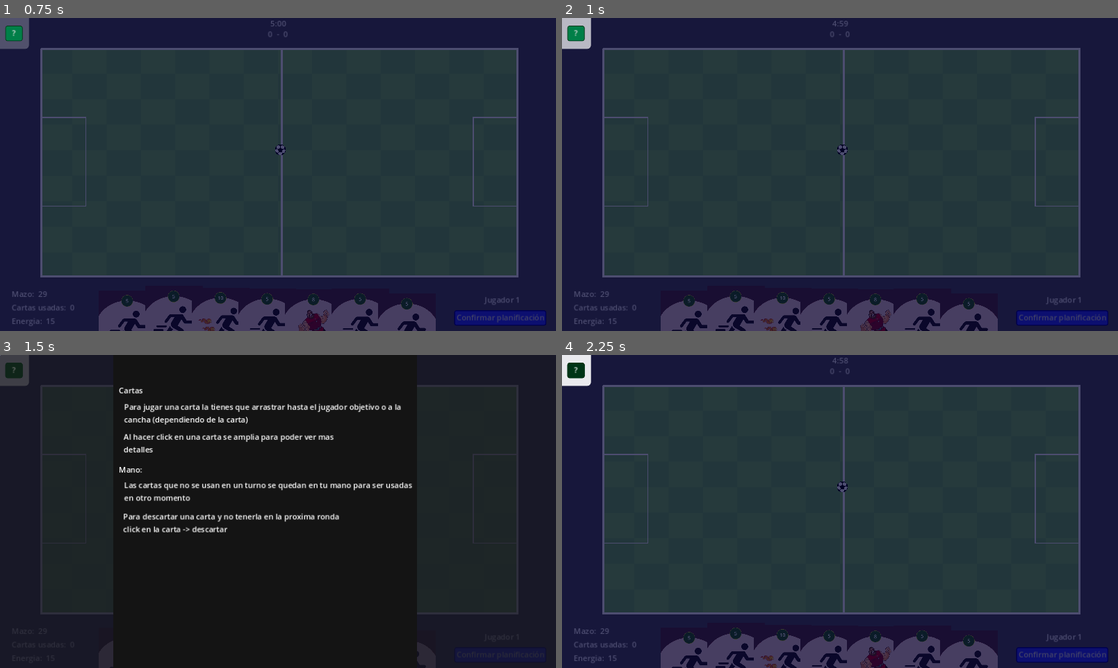
Above: before the commit, frames 1-4 (two rows, left to right).
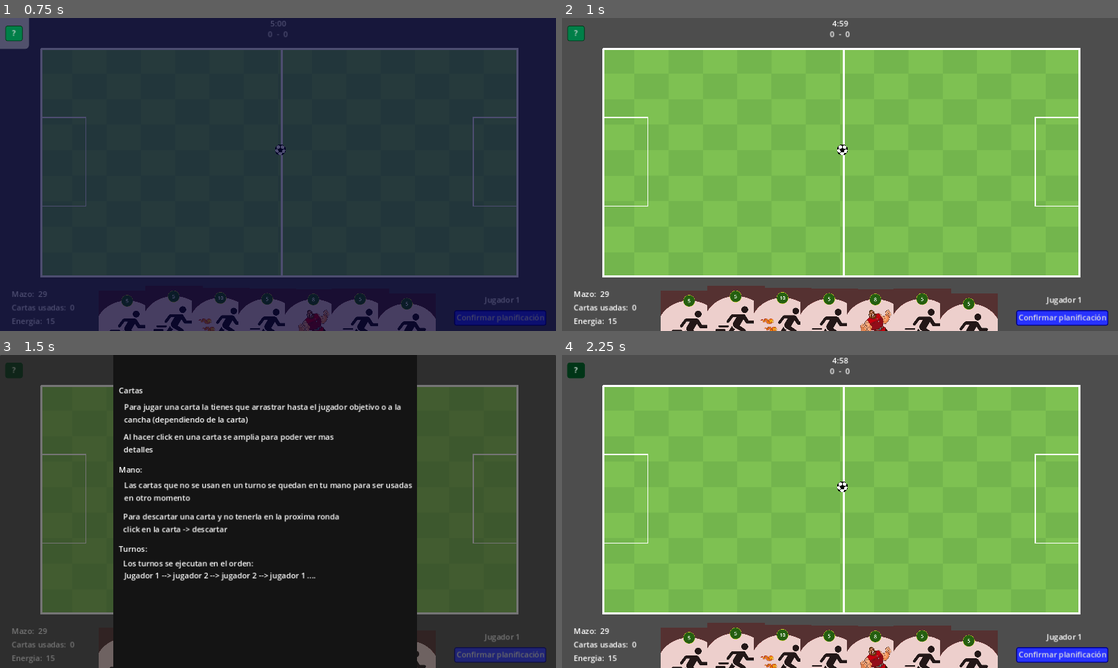
Above: after the commit, the same moments.

Repository: CardozoCasariegoLuciano/IDV_Boss_2024_S2
Game: Godot game, scene res://main/main.tscn
The game is run twice, just before and just after one commit, with the same random seed, the same clock (stepped at 60 frames per second) and the same inputs. This scene is started directly instead of the project's main scene.
Inputs:
- Up to frame 1 (0.75 s): click "Confirmar planificación" at 0.5 s
- Up to frame 2 (1 s): no input
- Up to frame 3 (1.5 s): click "?" at 1.25 s
- Up to frame 4 (2.25 s): click "Confirmar planificación" at 2 s

Frame 1 is identical in both runs. In frame 2, 100% of the frame differs, in the area x 0-100%, y 0-100%; in frame 3, 25%; in frame 4, 100%.
Error before the commit: Cannot call method 'get_size' on a null value. (res://entities/players/player.gd:27)
Error after the commit: Cannot call method 'get_size' on a null value. (res://entities/players/player.gd:26)

Commit message:
add turnos alternados

Diff:
--- a/Views/main_menu/main_menu.tscn
+++ b/Views/main_menu/main_menu.tscn
@@ -48,9 +48,9 @@
 grow_vertical = 2
 
 [node name="Label" type="Label" parent="menu/VBoxContainer"]
-visible = false
 layout_mode = 2
-text = "[Nombre del juego]"
+text = "Kick de card"
+horizontal_alignment = 1
 
 [node name="space" type="Label" parent="menu/VBoxContainer"]
 layout_mode = 2
--- a/entities/players/player.gd
+++ b/entities/players/player.gd
@@ -5,7 +5,6 @@
 @onready var arrow_direction: Sprite2D = $player_direction
 @onready var sprite_2d: Sprite2D = $Sprite2D
 
-var enable_click := false
 var used_cards: Array[Card_template]
 
 var userOwner
@@ -30,7 +29,6 @@
 	sprite_2d.scale = Vector2(scale_factor, scale_factor)
 
 func execute_move(can_execute: bool):
-	self.linear_velocity = Vector2(0,0)
 	if(can_execute and !used_cards.is_empty()):
 		for card in used_cards:
 			card.apply_action()
@@ -41,7 +39,6 @@
 func _on_panel_on_cart_used(data: Card_template) -> void:
 	used_cards.append(data)
 	data.set_target(self)
-	enable_click = data.require_click
 
 func initial_properties():
 	contact_monitor = true
@@ -58,3 +55,4 @@
 		for card in used_cards:
 			card.clean_target()
 		used_cards.clear()
+		linear_velocity = Vector2.ZERO
--- a/globals/GLOBAL.gd
+++ b/globals/GLOBAL.gd
@@ -16,22 +16,34 @@
 var player_2_goals = 0
 
 var is_waiting_action = false
+var rounds_count = 0
 
 func next_player_turn():
+	if(rounds_count != 1):
+		set_player_turn()
+		can_execute.emit(false)
+		show_end_turn_view()
+		rounds_count += 1
+	else:
+		can_execute.emit(true)
+	set_player_energy()
+
+func set_player_turn():
 	if(current_player_turn == 1):
 		current_player_turn = 2
-		can_execute.emit(false)
-		show_end_turn_view()
-	elif(current_player_turn == 2):
+	else:
 		current_player_turn = 1
-		can_execute.emit(true)
-	set_player_energy()
 
 func show_end_turn_view():
 	var popup_scene = preload("res://Views/finished_turn/finished_turn.tscn")
 	var popup_instance = popup_scene.instantiate()
 	add_child(popup_instance)
-	clean_cards_effect.emit(current_player_turn == 1)
+	if(rounds_count == 1):
+		clean_cards_effect.emit(true)
+		rounds_count = 0
+	else:
+		clean_cards_effect.emit(false)
+
 
 func set_player_energy():
 	current_player_energy = INIT_ENERGY
--- a/main/guide_to_info.gd
+++ b/main/guide_to_info.gd
@@ -19,7 +19,7 @@
 
 func init_timer():
 	timer = Timer.new()
-	timer.wait_time = 4
+	timer.wait_time = 1
 	timer.one_shot = true
 	add_child(timer)
 	timer.connect("timeout", on_timer_timeout)
--- a/main/main.tscn
+++ b/main/main.tscn
@@ -458,6 +458,32 @@
 autowrap_mode = 3
 metadata/_edit_lock_ = true
 
+[node name="Turnos" type="Label" parent="HUD/Node/Control"]
+layout_mode = 0
+offset_left = 246.0
+offset_top = 390.0
+offset_right = 300.0
+offset_bottom = 413.0
+text = "Turnos:"
+metadata/_edit_lock_ = true
+
+[node name="turnos_1" type="Label" parent="HUD/Node/Control"]
+layout_mode = 0
+offset_left = 255.0
+offset_top = 420.0
+offset_right = 839.0
+offset_bottom = 443.0
+text = "Los turnos se ejecutan en el orden: "
+metadata/_edit_lock_ = true
+
+[node name="turnos_2" type="Label" parent="HUD/Node/Control"]
+offset_left = 253.0
+offset_top = 445.0
+offset_right = 654.0
+offset_bottom = 468.0
+text = " Jugador 1 --> jugador 2 --> jugador 2 --> jugador 1 ...."
+metadata/_edit_lock_ = true
+
 [node name="MainSfx" type="AudioStreamPlayer" parent="."]
 process_mode = 3
 bus = &"Sfx"
